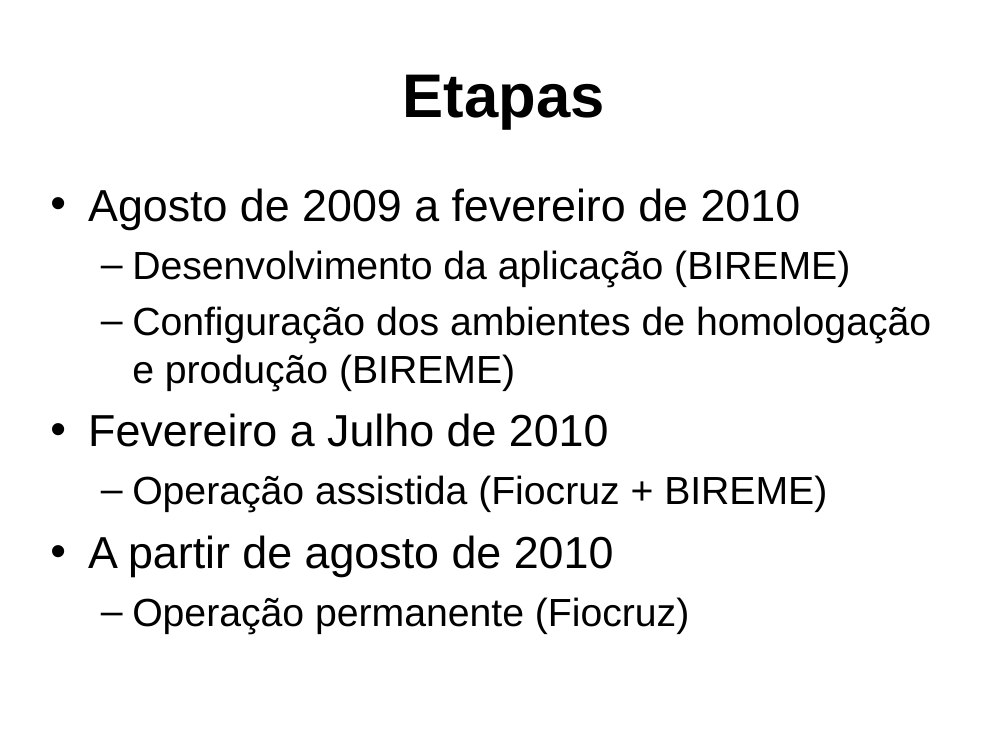
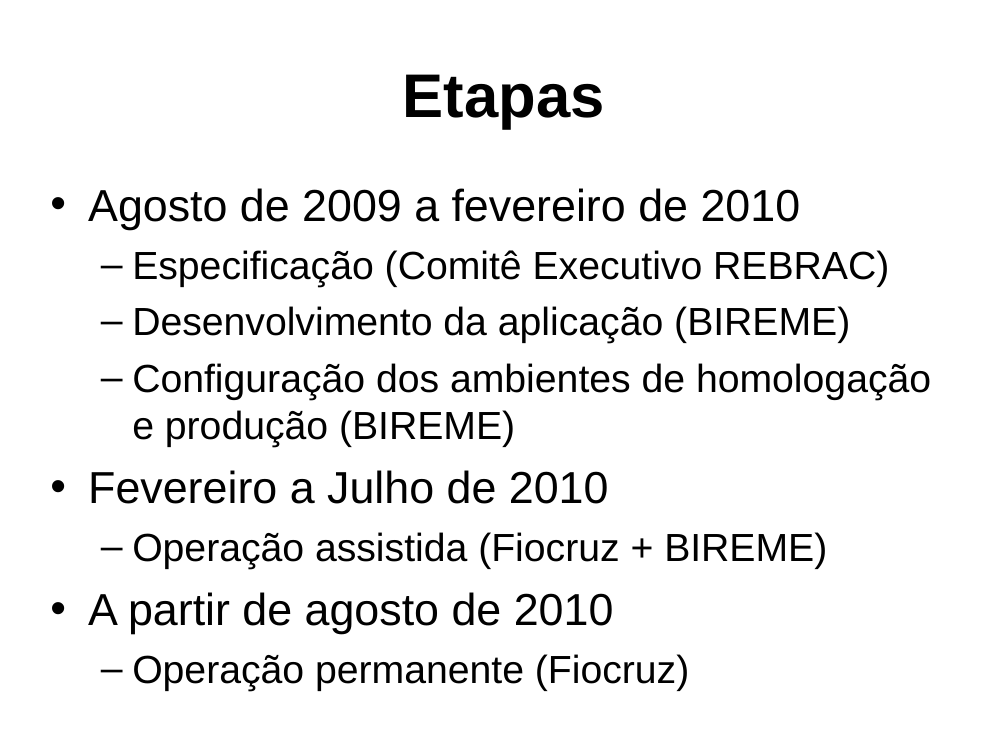
Before and after one commit to frac/opentrials, a slide deck: slide 14 of docs/fiocruz-2009-10.odp. Drawn at 1008x756 pixels with LibreOffice and Linux fonts; fonts in the diff are those of the drawing; background and template pictures are left out. Boxes give left, top, right and bottom in pixels: in the first picture for what was removed or moved away, otherwise in the second. Text is boxed around its words. In the diff, an @@ line names an element or a change of style, - is before the commit and + after.

```diff
--- a/docs/fiocruz-2009-10.odp
+++ b/docs/fiocruz-2009-10.odp
@@ text at box(132, 250, 889, 287): paragraph added @@
+  – Especificação (Comitê Executivo REBRAC)
```
Also in this commit, not shown: 2 other slides changed, 1 other file.
